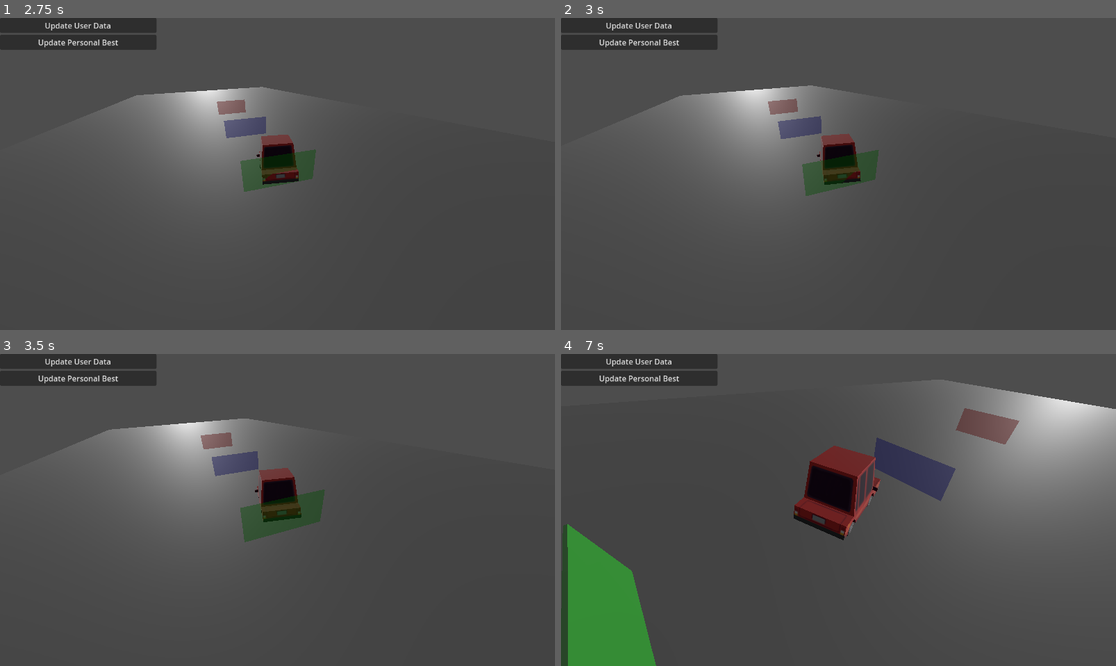
Above: before the commit, frames 1-4 (two rows, left to right).
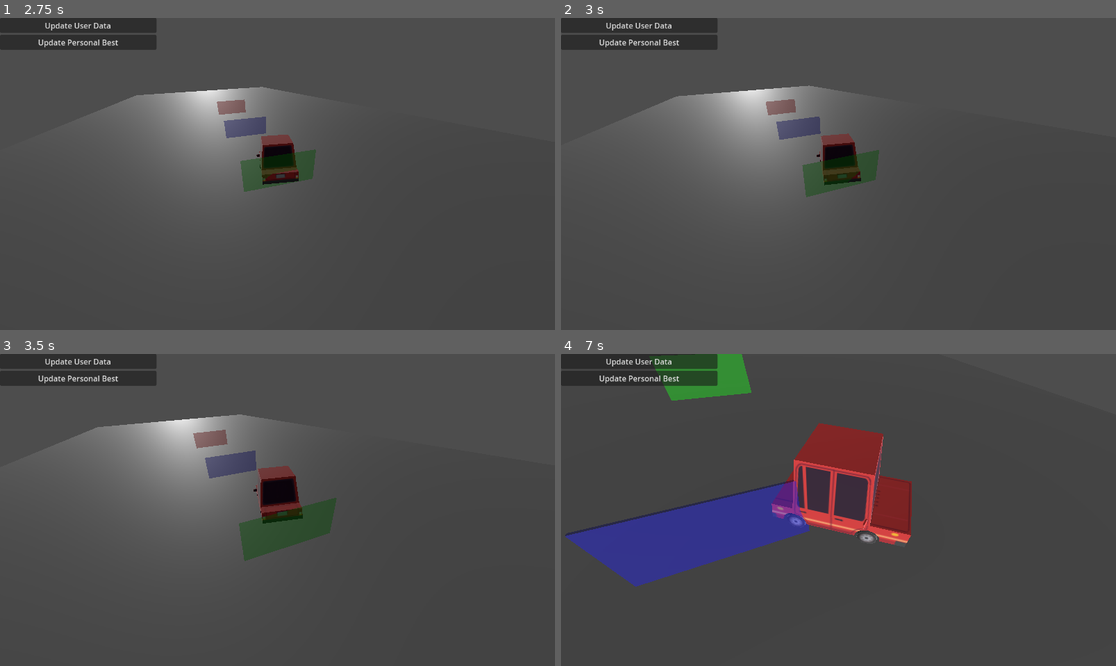
Above: after the commit, the same moments.

Repository: legendariusx/turboflop
Game: Godot game, scene res://main/main.tscn
The game is run twice, just before and just after one commit, with the same random seed, the same clock (stepped at 60 frames per second) and the same inputs.
Inputs:
- Up to frame 1 (2.75 s): hold Right (turn_right) 0.53-1.28 s; hold Space (brake) 1.28-2.03 s; hold Right (turn_right) from 2.03 s (still down)
- Up to frame 2 (3 s): release Right (turn_right) at 2.78 s; hold W (accelerate, bound only after the commit) from 2.78 s (still down)
- Up to frame 3 (3.5 s): keep holding W (accelerate, bound only after the commit)
- Up to frame 4 (7 s): release W (accelerate, bound only after the commit) at 3.53 s; hold A (turn_left) 3.53-5.03 s; hold Space (brake) 5.03-5.78 s; hold Right (turn_right) 5.78-6.53 s; hold W (accelerate, bound only after the commit) from 6.53 s (still down)

Frame 1 is identical in both runs. In frame 2, 0.2% of the frame differs, in the area x 14-58%, y 21-58%; in frame 3, 2.7%; in frame 4, 35%, in the area x 0-100%, y 0-100%.

Commit message:
fix typo in input map

Diff:
--- a/game/project.godot
+++ b/game/project.godot
@@ -27,7 +27,7 @@
 
 [input]
 
-accellerate={
+accelerate={
 "deadzone": 0.2,
 "events": [Object(InputEventKey,"resource_local_to_scene":false,"resource_name":"","device":-1,"window_id":0,"alt_press …(191 unchanged characters)…
 , Object(InputEventKey,"resource_local_to_scene":false,"resource_name":"","device":0,"window_id":0,"alt_pressed":false, …(185 unchanged characters)…
